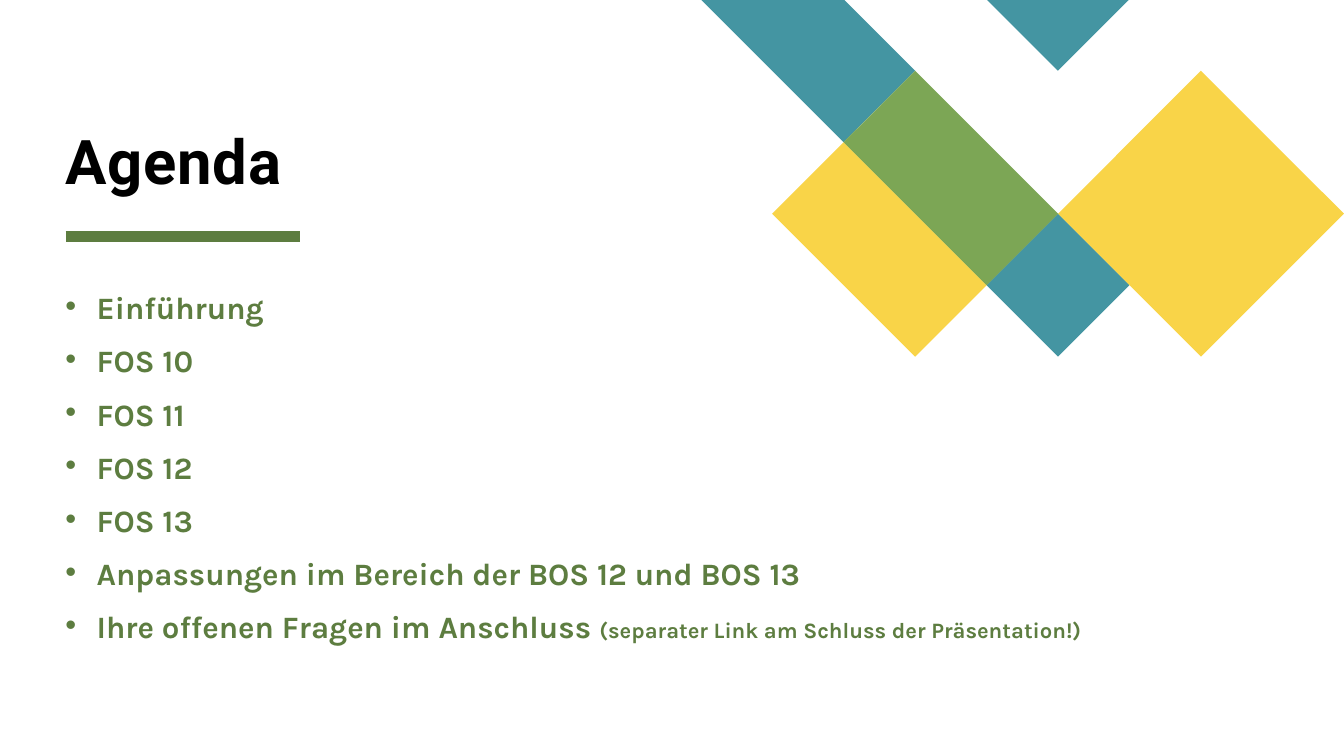
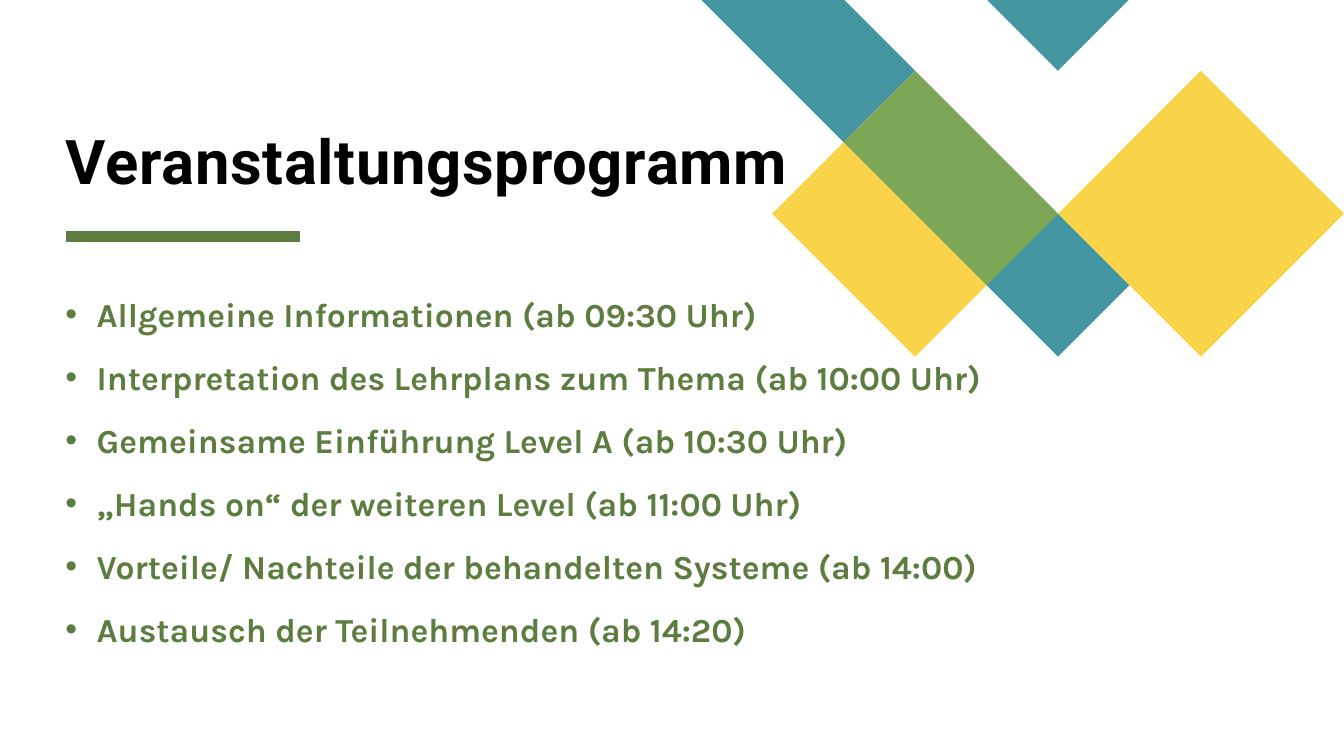
Before and after one commit to spaciva-Bauer/Fortbildungen, a slide deck: slide 2 of Praesentation/MB-Veranstaltung_Sprachmodelle_0.1.pptx. Drawn at 1344x756 pixels with LibreOffice and Linux fonts; fonts in the diff are those of the drawing. Boxes give left, top, right and bottom in pixels: in the first picture for what was removed or moved away, otherwise in the second. Text is boxed around its words. In the diff, an @@ line names an element or a change of style, - is before the commit and + after.

```diff
--- a/Praesentation/MB-Veranstaltung_Sprachmodelle_0.1.pptx
+++ b/Praesentation/MB-Veranstaltung_Sprachmodelle_0.1.pptx
@@ title at bbox=[66, 137, 788, 199]: text changed @@
-Agenda
+Veranstaltungsprogramm
@@ text at bbox=[97, 302, 981, 646]: text changed; size 22.2 to 24 pt @@
-• Einführung
-• FOS 10
-• FOS 11
-• FOS 12
-• FOS 13
-• Anpassungen im Bereich der BOS 12 und BOS 13
-• Ihre offenen Fragen im Anschluss (separater Link am Schluss der Präsentation!)
+• Allgemeine Informationen (ab 09:30 Uhr)
+• Interpretation des Lehrplans zum Thema (ab 10:00 Uhr)
+• Gemeinsame Einführung Level A (ab 10:30 Uhr)
+• „Hands on“ der weiteren Level (ab 11:00 Uhr)
+• Vorteile/ Nachteile der behandelten Systeme (ab 14:00)
+• Austausch der Teilnehmenden (ab 14:20)
```
Also in this commit, not shown: 2 slides added, 1 slide removed, 1 other file.
